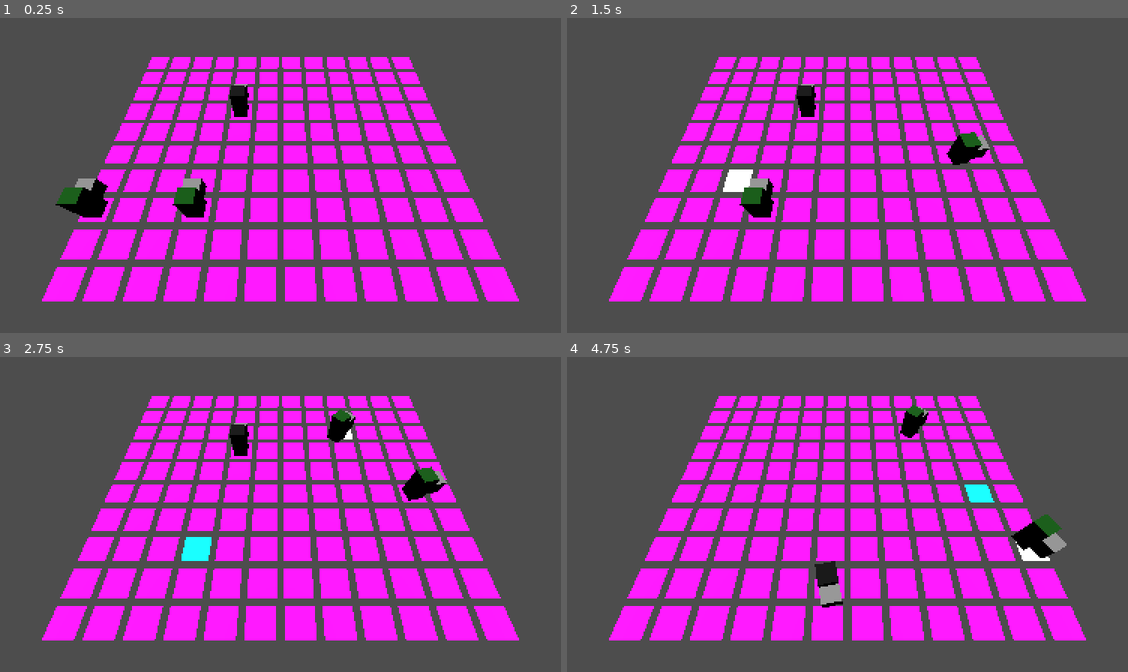
Above: before the commit, frames 1-4 (two rows, left to right).
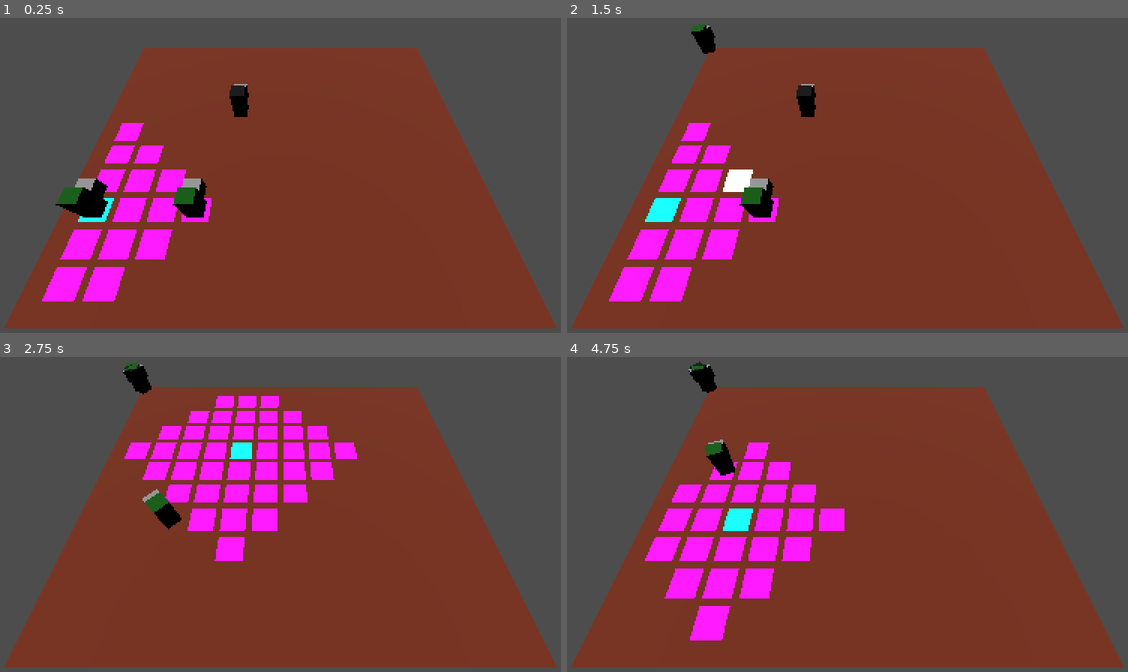
Above: after the commit, the same moments.

Repository: PanKibli0/PRO_grafika
Game: Godot game, scene res://battle.tscn
Same seed, same stepped clock (60 frames per second), same inputs: the game is played once before the commit and once after it.
Inputs (mouse positions are in pixels of both pictures, inside the frame that each line leads up to):
- Up to frame 1 (0.25 s): no input
- Up to frame 2 (1.5 s): tap Enter at 0.5 s; move the mouse to (982, 156) at 0.52 s; press the mouse at (982, 156) at 0.53 s; hold Right (ui_right) 0.53-1.28 s; tap Home (ui_home) at 0.8, 1.35 s; move the mouse to (729, 191) at 1.27 s; release the mouse at (729, 191) at 1.28 s; hold Down (ui_down) from 1.28 s (still down)
- Up to frame 3 (2.75 s): click (162, 530) at 1.55 s; move the mouse to (342, 438) at 2.02 s; release Down (ui_down) at 2.03 s; press the mouse at (342, 438) at 2.03 s; hold Right (ui_right) from 2.03 s (still down); tap Home (ui_home) at 2.3 s
- Up to frame 4 (4.75 s): move the mouse to (819, 580) at 2.77 s; release Right (ui_right) at 2.78 s; release the mouse at (819, 580) at 2.78 s; hold Up (ui_up) 2.78-3.53 s; tap Page Down (camera_zoom_down) at 2.85 s; click (819, 580) at 3.05 s; move the mouse to (1027, 561) at 3.52 s; hold Page Up (camera_zoom_up) 3.53-4.28 s; hold Left (ui_left) from 3.53 s (still down); tap Home (ui_home) at 3.8, 4.35 s; tap Space at 4.25 s; move the mouse to (667, 460) at 4.27 s; click (667, 460) at 4.55 s

The runs differ from the first frame. In frame 1, 59% of the frame differs, in the area x 0-100%, y 9-99%; in frame 2, 60%, in the area x 0-100%, y 1-99%; in frame 3, 58%; in frame 4, 59%.

Commit message:
jezus zabijcie mnie z tym

Diff:
--- a/battle.tscn
+++ b/battle.tscn
@@ -7,6 +7,14 @@
 [ext_resource type="Resource" uid="uid://colnyx772mev4" path="res://units/Faction1/knight.tres" id="6_0npn6"]
 [ext_resource type="Resource" uid="uid://bs3x3pt3d36gx" path="res://units/Faction1/peasant.tres" id="7_0npn6"]
 [ext_resource type="PackedScene" uid="uid://ci06386ybhtnl" path="res://grid.tscn" id="7_mhv3b"]
+
+[sub_resource type="StandardMaterial3D" id="StandardMaterial3D_0npn6"]
+albedo_color = Color(0.454902, 0.172549, 0.0862745, 1)
+
+[sub_resource type="PlaneMesh" id="PlaneMesh_mhv3b"]
+material = SubResource("StandardMaterial3D_0npn6")
+size = Vector2(14, 12)
+center_offset = Vector3(7, 0, 6)
 
 [node name="Battle" type="Node3D"]
 
@@ -40,5 +48,9 @@
 unique_name_in_owner = true
 stats = ExtResource("7_0npn6")
 
+[node name="Floor" type="MeshInstance3D" parent="."]
+transform = Transform3D(1, 0, 0, 0, 1, 0, 0, 0, 1, -1, 0, -1.5)
+mesh = SubResource("PlaneMesh_mhv3b")
+
 [node name="Grid" parent="." instance=ExtResource("7_mhv3b")]
 unique_name_in_owner = true
--- a/grid.gd
+++ b/grid.gd
@@ -1,17 +1,22 @@
 extends GridMap
 
-var gridSize: Vector2i = Vector2i(12, 10)
+var grid_size: Vector2i = Vector2i(12, 10)
 var selected_cell: Vector3i = Vector3i.ZERO
 
-func _ready():
-	for x in range(gridSize.x):
-		for z in range(gridSize.y):
-			set_cell_item(Vector3i(x, 0, z), 0)
+func draw_move(middle: Vector3i, movement: int):
+	for x in range(-movement,movement+1):
+		for y in range(-movement,movement+1):
+			if abs(x) + abs(y) <= movement:
+				var cell_pos = middle + Vector3i(x, 0, y)
+				if cell_pos.x >= 0 and cell_pos.x < grid_size.x and cell_pos.z >= 0 and cell_pos.z < grid_size.y:
+					if x == 0 and y == 0:
+						set_cell_item(cell_pos, 2)
+					else:
+						set_cell_item(cell_pos, 0)
 
 
-func _input(event):
-	if event.is_action_pressed("ui_home"):
-		var cells = self.get_used_cells()
+func clear_grid():
+	var used_cells = get_used_cells()
 
-		for i in cells:
-			print(i)
+	for cell in used_cells:
+		set_cell_item(cell, -1)
--- a/mouse_controller.gd
+++ b/mouse_controller.gd
@@ -1,19 +1,19 @@
 extends Node
 
-@onready var grid = %Grid # referecnja/sygnal + zmiany
+@onready var grid = %Grid
 @onready var camera =  %Camera
-@onready var unit: Unit = null # acktwny i move
+@onready var unit: Unit = null
 
-var selected_cell: Vector3i = Vector3i.ZERO
+var selected_cell := Vector3i(-1,-1,-1)
 
 func _input(event):
 	if event is InputEventMouseMotion:
 		var cell = _get_tile_at_mouse_position(event.position)
-		_select_cell(cell)
+		select_cell(cell)
 
 	if event.is_action_pressed("LMB") and !unit.is_moving:
 		var cell = _get_tile_at_mouse_position(event.position)
-
+		selected_cell = Vector3i(-1,-1,-1)
 		if cell != Vector3i(unit.target_position):
 			var target_position = grid.map_to_local(cell)
 			unit.move(target_position) # PORUSZANIE AKTYWNA JEDNSOTKA
@@ -34,9 +34,9 @@
 	return selected_cell
 
 
-# PRZENIESC DO GRID Z PORAPWKAMI
-func _select_cell(cell: Vector3i):
-	if cell != selected_cell:
-		grid.set_cell_item(selected_cell, 0)
+func select_cell(cell: Vector3i):
+	if cell != selected_cell and grid.get_cell_item(cell) == 0:
+		if selected_cell != Vector3i(-1,-1,-1):
+			grid.set_cell_item(selected_cell, 0)
 		selected_cell = cell
 		grid.set_cell_item(selected_cell, 1)
--- a/units/units_controller.gd
+++ b/units/units_controller.gd
@@ -6,7 +6,7 @@
 
 var active_unit_index = -1
 var units_list = []
-var change_cell: Vector3
+
 
 func _ready():
 	units_list = get_children()
@@ -29,7 +29,7 @@
 
 # USUNAC LOSOWA POZYCJA
 func _get_random_grid_position() -> Vector3:
-	var grid_size = grid.gridSize
+	var grid_size = grid.grid_size
 	var random_x = randi_range(0, grid_size.x - 1)
 	var random_z = randi_range(0, grid_size.y - 1)
 	var local_position = grid.map_to_local(Vector3i(random_x, 0, random_z))
@@ -37,12 +37,10 @@
 
 
 func _change_active_unit():
-#	RYSWNIAE KOKNRETNEGO RUCHU i ATKAU DLA JEDNOSTKEK
-#	WYWOALNIE FUNKCJI Z GRID (REFERENCJA)
-	grid.set_cell_item(change_cell, 0) # wyjebac
+	grid.clear_grid()
 
 	active_unit_index = (active_unit_index + 1) % units_list.size()
 	mouseController.unit = units_list[active_unit_index]
 
-	change_cell = grid.local_to_map(units_list[active_unit_index].global_transform.origin)
-	grid.set_cell_item(change_cell, 2) # wyjebac
+	var unit_position = grid.local_to_map(units_list[active_unit_index].global_transform.origin)
+	grid.draw_move(unit_position, units_list[active_unit_index].stats.movement)
Not shown: 1 places in battle.tscn that only renumber resources
Not shown: 2 places in grid_mesh.tres that only renumber resources
